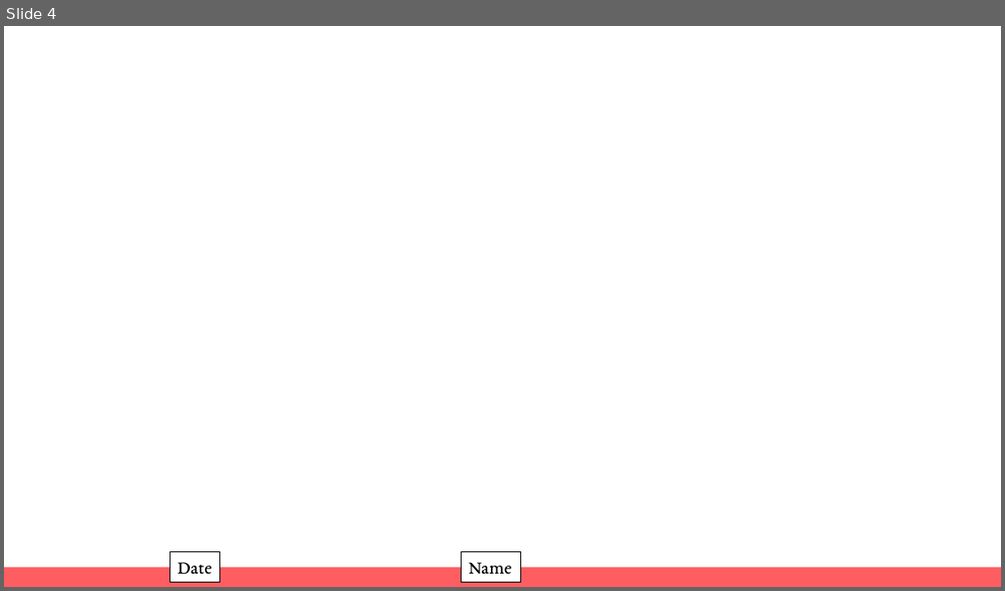
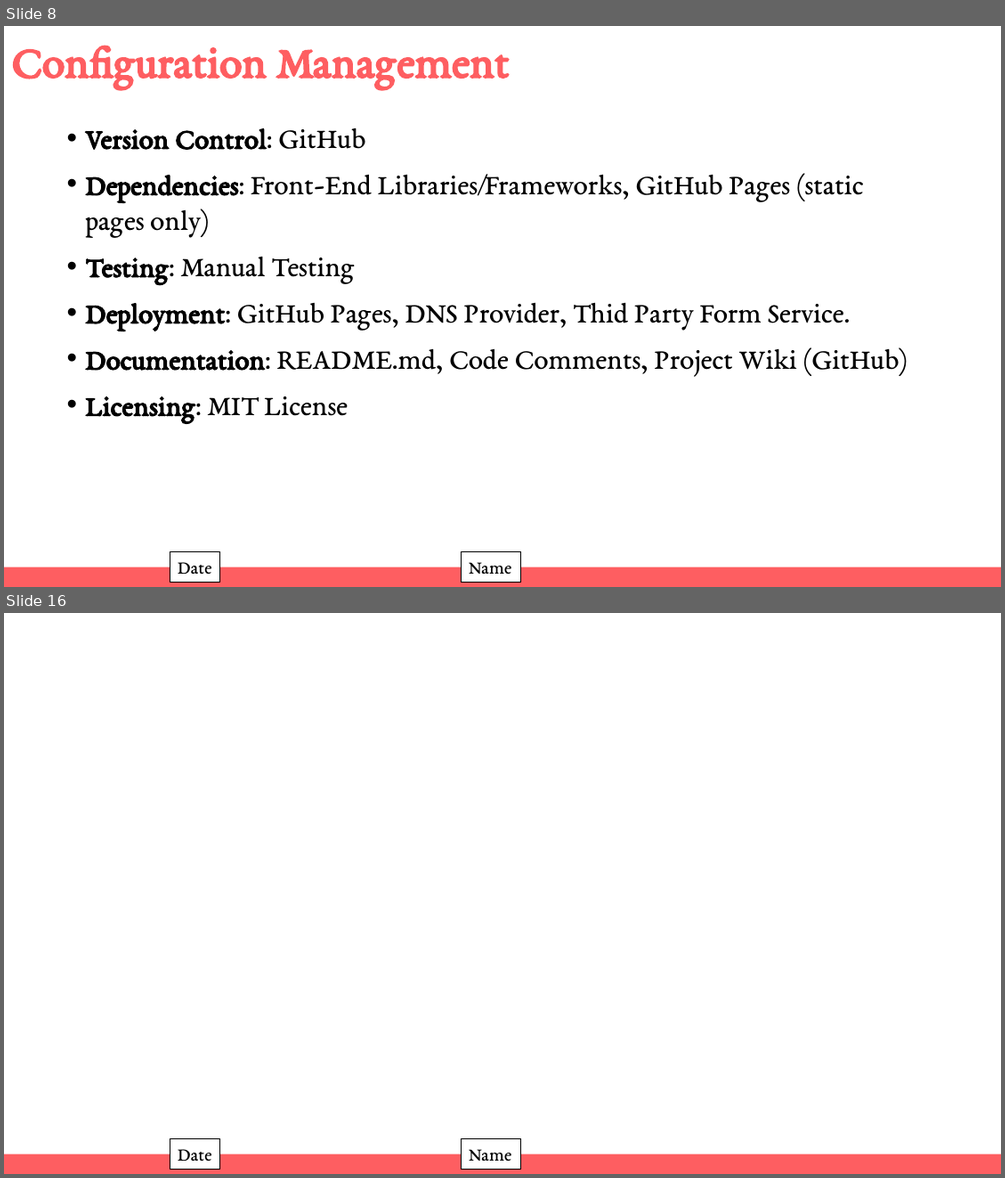
Before and after one commit to WManison/WManison.github.io, a slide deck: docs/CS3300 – Introduction to Software Engineering - Final.pptx. Shown one above the other, each under a label of ours: slide 4 before the commit, slides 8 and 16 after it; the slides between them are not shown. The pictures are 1005x591 and 1005x1178 pixels, drawn with LibreOffice and Linux fonts; fonts in the diff are those of the drawing. Boxes give left, top, right and bottom in pixels: in the first picture for what was removed or moved away, otherwise in the second. Text is boxed around its words. In the diff, an @@ line names an element or a change of style, - is before the commit and + after.

```diff
--- a/docs/CS3300 – Introduction to Software Engineering - Final.pptx
+++ b/docs/CS3300 – Introduction to Software Engineering - Final.pptx
@@ slide 8 added at (4, 26, 1001, 587), background #FFFFFF @@
@@ title added at (11, 45, 510, 88), 44 pt, text #FE5E61, bold @@
+Configuration Management
@@ text added at (86, 127, 907, 423), 28 pt, text #000000 @@
+• Version Control: GitHub
+• Dependencies: Front-End Libraries/Frameworks, GitHub Pages (static pages only)
+• Testing: Manual Testing
+• Deployment: GitHub Pages, DNS Provider, Thid Party Form Service.
+• Documentation: README.md, Code Comments, Project Wiki (GitHub)
+• Licensing: MIT License
@@ rectangle added at (170, 552, 220, 581), fill #FFFFFF, outline #000000 0.75 pt, 18 pt, text #000000 @@
+Date
@@ rectangle added at (461, 552, 521, 581), fill #FFFFFF, outline #000000 0.75 pt, 18 pt, text #000000 @@
+Name
@@ rectangle added at (4, 566, 1001, 587), fill #FE5E61 @@
@@ what was slide 4 is now slide 16 @@
```
Also in this commit, not shown: 13 other slides added, 1 slide removed.
